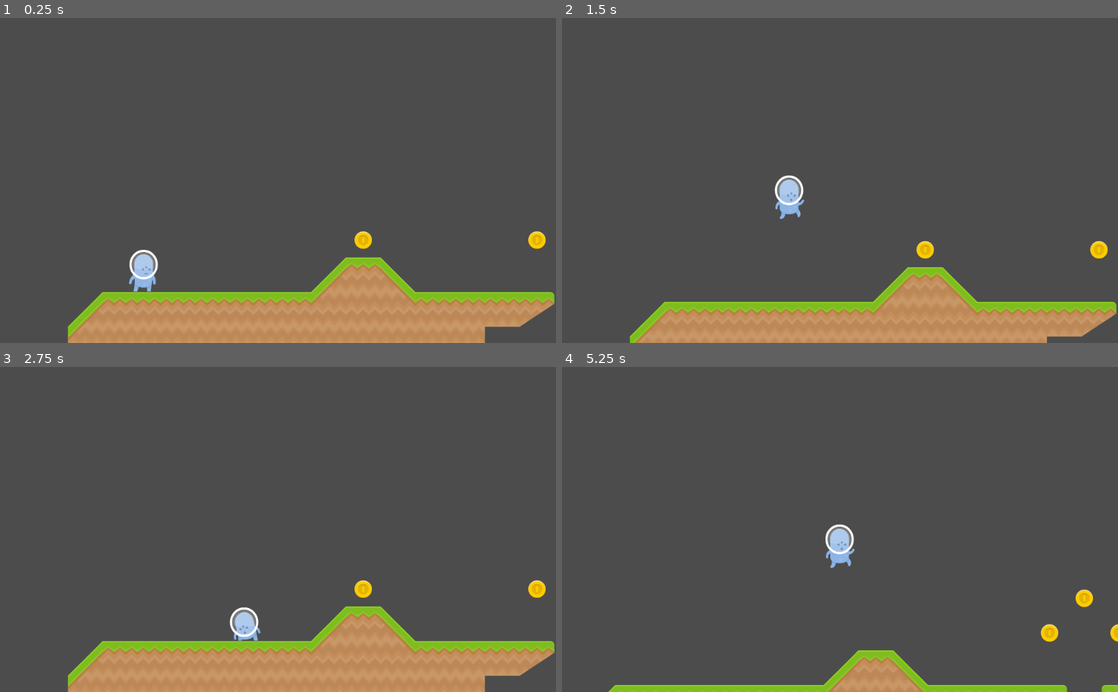
Above: before the commit, frames 1-4 (two rows, left to right).
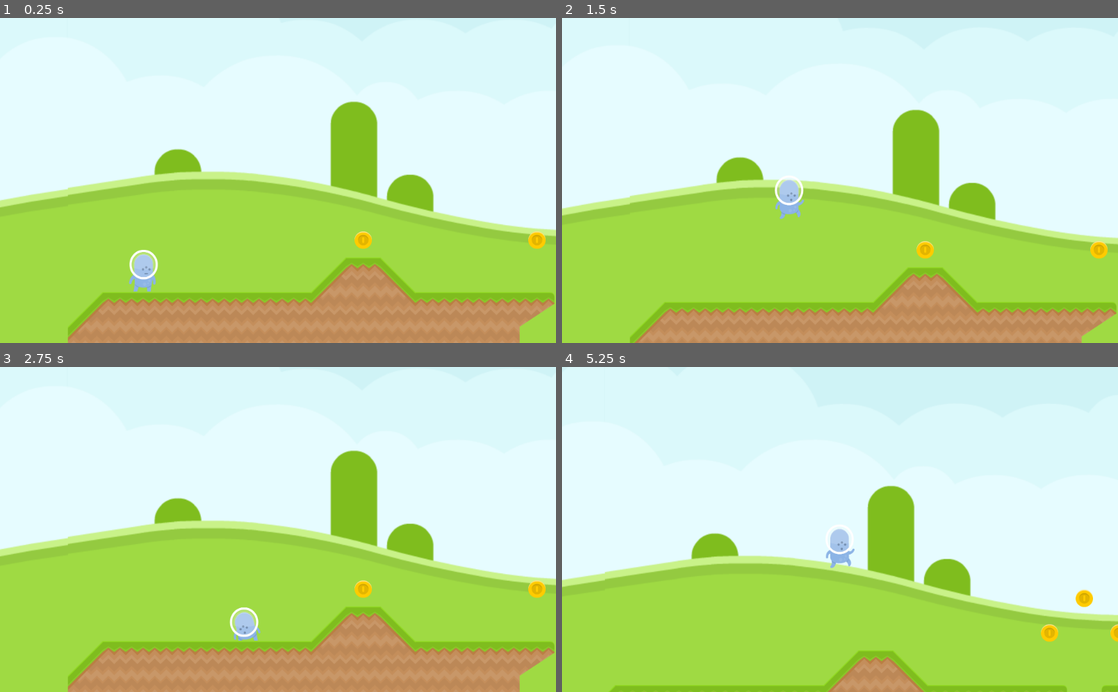
Above: after the commit, the same moments.

Repository: cpvanlue/midterm-cpvanlue
Game: Godot game, scene res://src/Level.tscn
The game is run twice, just before and just after one commit, with the same random seed, the same clock (stepped at 60 frames per second) and the same inputs.
Inputs:
- Up to frame 1 (0.25 s): no input
- Up to frame 2 (1.5 s): hold S (crouch) 0.53-1.28 s; hold D (right) from 0.53 s (still down); tap Space (jump) at 0.77 s; tap S (crouch) at 1.35 s
- Up to frame 3 (2.75 s): tap Space (jump) at 1.52 s; release D (right) at 2.03 s; hold A (left) from 2.03 s (still down); hold S (crouch) from 2.03 s (still down)
- Up to frame 4 (5.25 s): release A (left) at 2.78 s; release S (crouch) at 2.78 s; hold D (right) 2.78-4.28 s; tap S (crouch) at 2.85, 4.35 s; tap Space (jump) at 3.02, 3.77, 4.52 s; hold S (crouch) 3.53-4.28 s; hold A (left) 4.28-5.03 s; hold D (right) from 5.03 s (still down); hold S (crouch) from 5.03 s (still down)

The runs differ from the first frame. In frame 1, 86% of the frame differs, in the area x 0-100%, y 0-100%; in frame 2, 88%; in frame 3, 86%; in frame 4, 96%.

Commit message:
Add background and parallax scrolling to main level

Diff:
--- a/src/Level.tscn
+++ b/src/Level.tscn
@@ -1,9 +1,10 @@
-[gd_scene load_steps=25 format=2]
+[gd_scene load_steps=26 format=2]
 
 [ext_resource path="res://assets/spritesheet_ground.png" type="Texture" id=1]
 [ext_resource path="res://src/Player.tscn" type="PackedScene" id=2]
 [ext_resource path="res://assets/spritesheet_items.png" type="Texture" id=3]
 [ext_resource path="res://src/Level.gd" type="Script" id=4]
+[ext_resource path="res://assets/colored_grass.png" type="Texture" id=5]
 
 [sub_resource type="ConvexPolygonShape2D" id=1]
 points = PoolVector2Array( 0, 0, 128, 0, 128, 128, 0, 128 )
@@ -492,7 +493,7 @@
 cell_size = Vector2( 128, 128 )
 cell_y_sort = true
 format = 1
-tile_data = PoolIntArray( -982955, 17, 0, -917419, 17, 0, -8 …(3292 unchanged characters)… , 0, 327690, 17, 0, 327691, 17, 0, 327697, 17, 0, 327698, 17, 0, 327699, 17, 0,  …(1191 unchanged characters)…
+tile_data = PoolIntArray( -982955, 17, 0, -917419, 17, 0, -8 …(3292 unchanged characters)… , 0, 327690, 17, 0, 327691, 17, 0, 327692, 17, 0, 327696, 17, 0, 327697, 17, 0, 327698, 17, 0, 327699, 17, 0,  …(1191 unchanged characters)…
 
 [node name="KillZone" type="Area2D" parent="."]
 
@@ -510,3 +511,14 @@
 limit_right = 11500
 limit_bottom = 700
 limit_smoothed = true
+
+[node name="ParallaxBackground" type="ParallaxBackground" parent="."]
+
+[node name="ParallaxLayer" type="ParallaxLayer" parent="ParallaxBackground"]
+motion_scale = Vector2( 0.5, 0.8 )
+motion_mirroring = Vector2( 3072, 0 )
+
+[node name="Sprite" type="Sprite" parent="ParallaxBackground/ParallaxLayer"]
+position = Vector2( 1148.46, -238.01 )
+scale = Vector2( 3, 3 )
+texture = ExtResource( 5 )
Binary file added: assets/colored_grass.png
